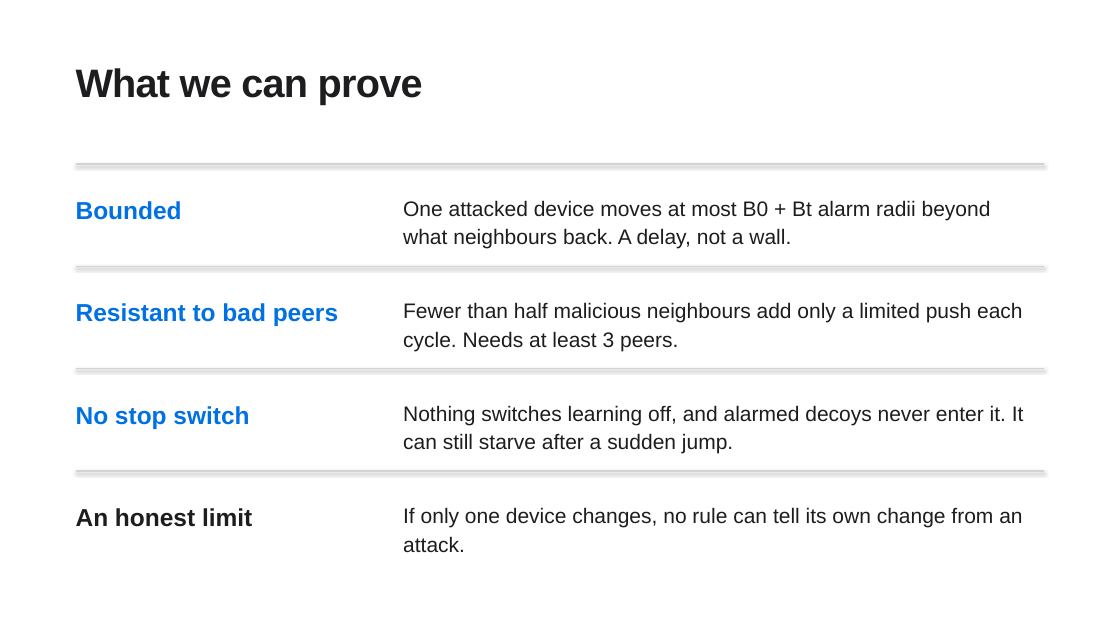
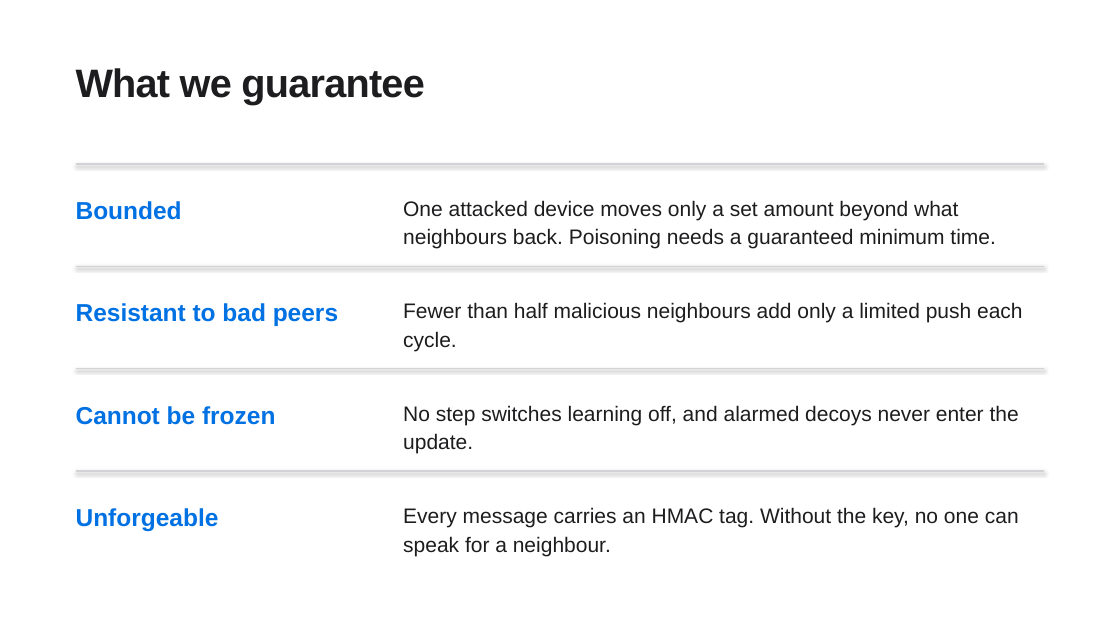
Before and after one commit to IOT-snu/brainstorming, a slide deck: slide 5 of G04_FOA_Final.pptx. Drawn at 1120x630 pixels with LibreOffice and Linux fonts; fonts in the diff are those of the drawing. Boxes give left, top, right and bottom in pixels: in the first picture for what was removed or moved away, otherwise in the second. Text is boxed around its words. In the diff, an @@ line names an element or a change of style, - is before the commit and + after.

```diff
--- a/G04_FOA_Final.pptx
+++ b/G04_FOA_Final.pptx
@@ text at <box>76,68,425,105</box>: text changed @@
-What we can prove
+What we guarantee
@@ text at <box>403,200,995,249</box>: text changed @@
-One attacked device moves at most B0 + Bt alarm radii beyond what neighbours back. A delay, not a wall.
+One attacked device moves only a set amount beyond what neighbours back. Poisoning needs a guaranteed minimum time.
@@ text at <box>403,302,1023,351</box>: text changed @@
-Fewer than half malicious neighbours add only a limited push each cycle. Needs at least 3 peers.
+Fewer than half malicious neighbours add only a limited push each cycle.
@@ text at <box>76,406,275,425</box>: text changed @@
-No stop switch
+Cannot be frozen
@@ text at <box>403,405,1019,454</box>: text changed @@
-Nothing switches learning off, and alarmed decoys never enter it. It can still starve after a sudden jump.
+No step switches learning off, and alarmed decoys never enter the update.
@@ text at <box>76,508,219,531</box>: text changed; text colour #1D1D1F to #0071E3 @@
-An honest limit
+Unforgeable
@@ text at <box>403,507,1019,556</box>: text changed @@
-If only one device changes, no rule can tell its own change from an attack.
+Every message carries an HMAC tag. Without the key, no one can speak for a neighbour.
```
Also in this commit, not shown: 12 other slides changed, 2 slides added, 4 slides removed, 3 other files.
